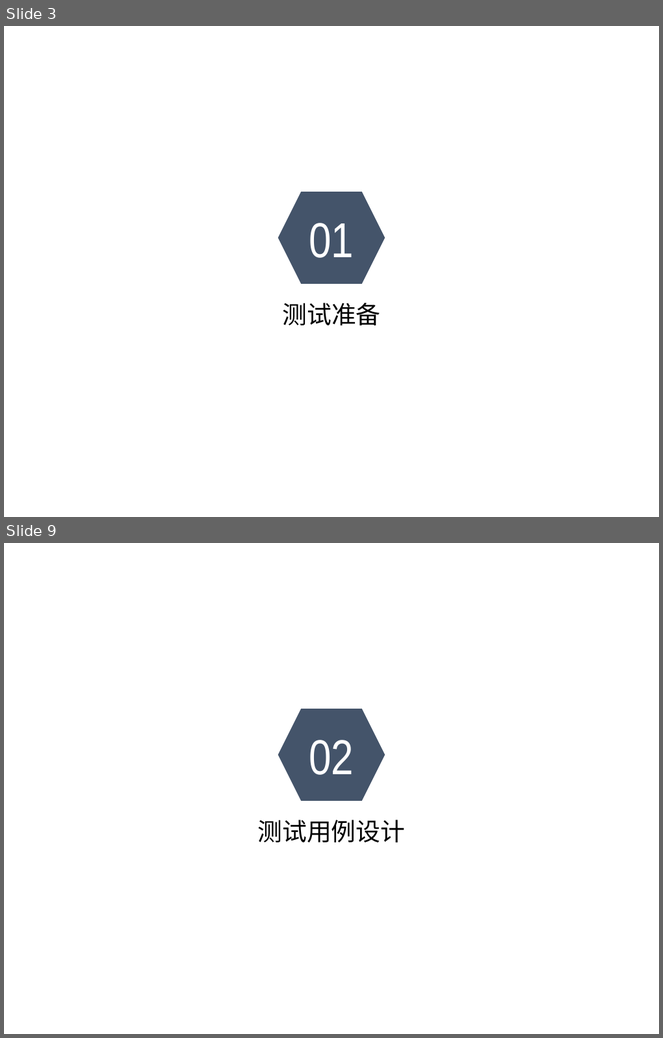
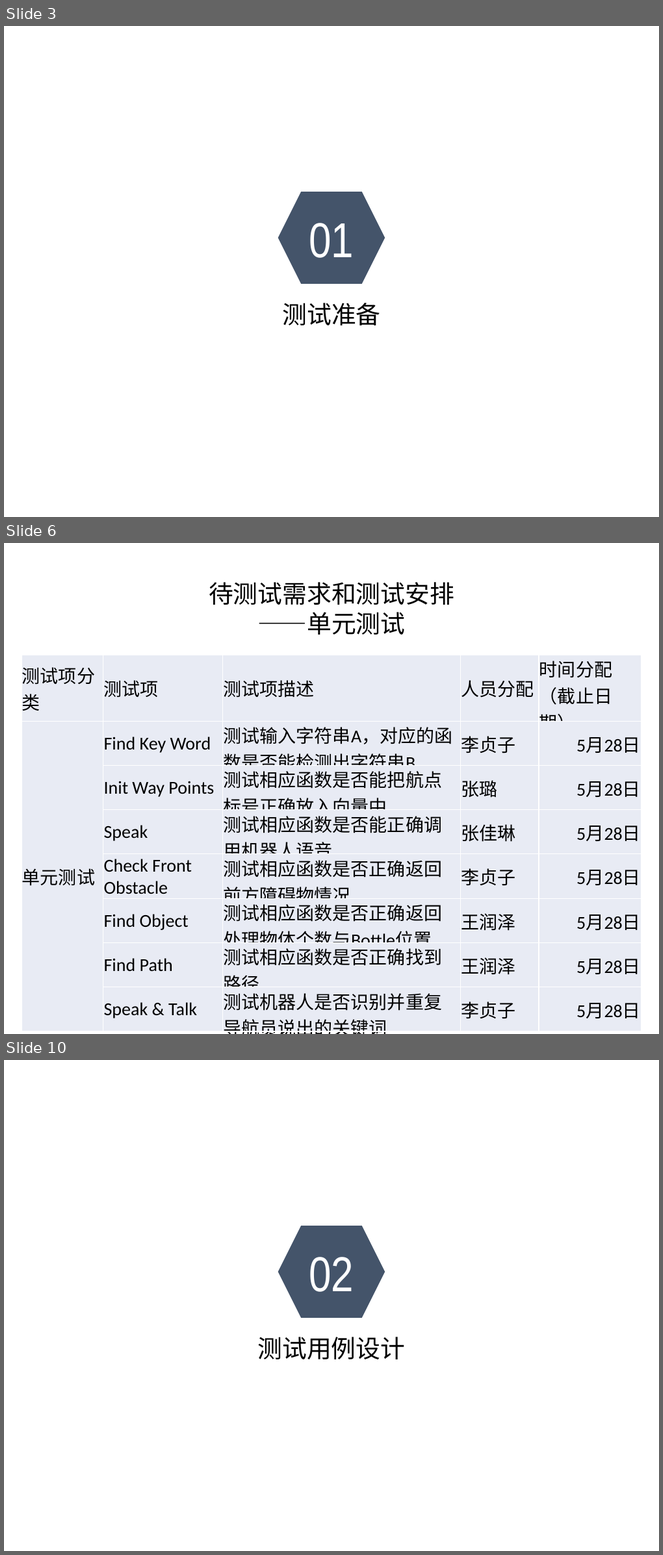
Before and after one commit to sebuaa2019/Team201, a slide deck: 测试报告.pptx. Shown one above the other, each under a label of ours: slides 3 and 9 before the commit, slides 3, 6 and 10 after it; the slides between them are not shown. The pictures are 663x1038 and 663x1555 pixels, drawn with LibreOffice and Linux fonts; fonts in the diff are those of the drawing; background and template pictures are left out. Boxes give left, top, right and bottom in pixels: in the first picture for what was removed or moved away, otherwise in the second. Text is boxed around its words. In the diff, an @@ line names an element or a change of style, - is before the commit and + after.

```diff
--- a/测试报告.pptx
+++ b/测试报告.pptx
@@ slide 6 added at (x1=4, y1=543, x2=659, y2=1034), background picture (left out) @@
@@ text added at (x1=209, y1=582, x2=454, y2=635), 27 pt, text #000000 @@
+待测试需求和测试安排
+——单元测试
@@ table added at (x1=22, y1=655, x2=642, y2=1022), 8 rows, 5 columns @@
+测试项分类 | 测试项 | 测试项描述 | 人员分配 | 时间分配（截止日期）
+单元测试 | Find Key Word | 测试输入字符串A，对应的函数是否能检测出字符串B | 李贞子 | 5月28日
+ | Init Way Points | 测试相应函数是否能把航点标号正确放入向量中 | 张璐 | 5月28日
+ | Speak | 测试相应函数是否能正确调用机器人语音 | 张佳琳 | 5月28日
+ | Check Front Obstacle | 测试相应函数是否正确返回前方障碍物情况 | 李贞子 | 5月28日
+ | Find Object | 测试相应函数是否正确返回处理物体个数与Bottle位置 | 王润泽 | 5月28日
+ | Find Path | 测试相应函数是否正确找到路径 | 王润泽 | 5月28日
+ | Speak & Talk | 测试机器人是否识别并重复导航员说出的关键词 | 李贞子 | 5月28日
@@ what was slide 9 is now slide 10 @@
```
Also in this commit, not shown: 13 other slides added, 5 slides removed.
